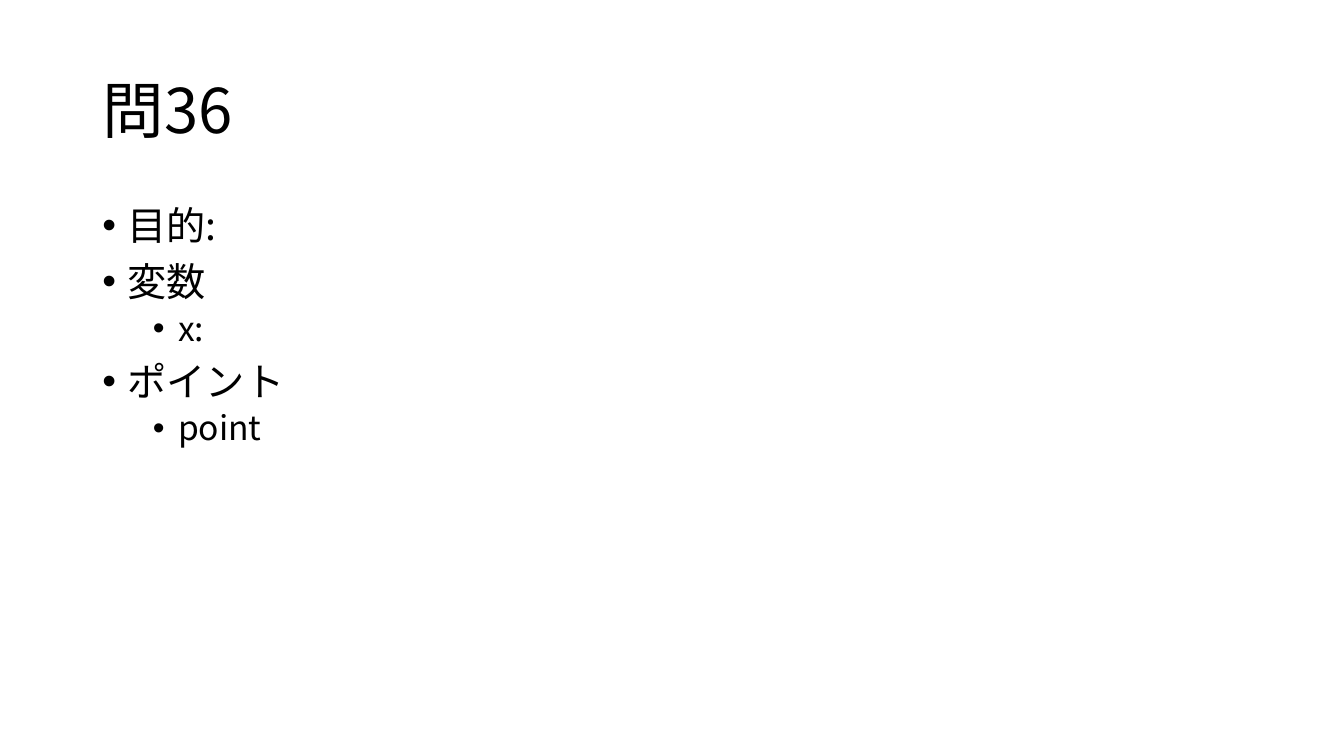
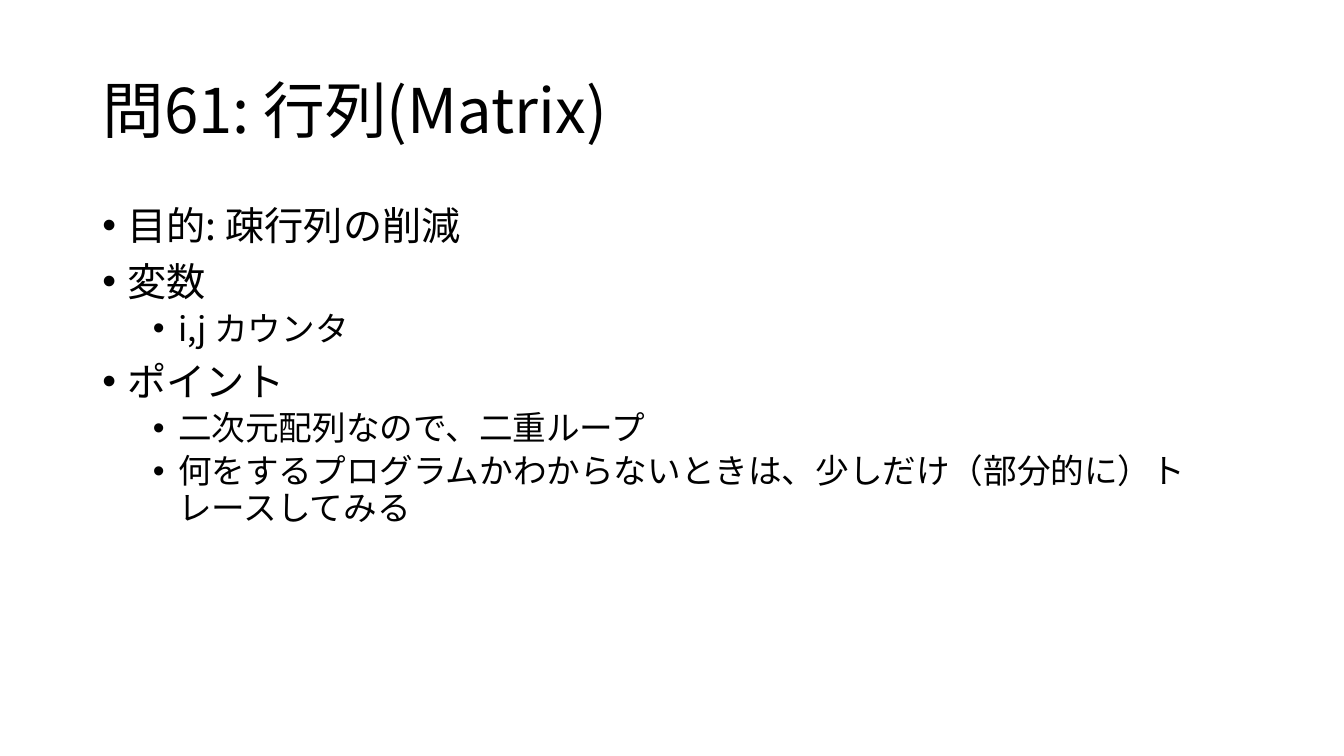
Before and after one commit to osamu377/FromZero, a slide deck: slide 2 of 問題集/問61-65.pptx. Drawn at 1344x756 pixels with LibreOffice and Linux fonts; fonts in the diff are those of the drawing. Boxes give left, top, right and bottom in pixels: in the first picture for what was removed or moved away, otherwise in the second. Text is boxed around its words. In the diff, an @@ line names an element or a change of style, - is before the commit and + after.

```diff
--- a/問題集/問61-65.pptx
+++ b/問題集/問61-65.pptx
@@ title at (102, 81, 607, 145): text changed @@
-問36
+問61: 行列(Matrix)
@@ text at (128, 207, 461, 244): text changed @@
-• 目的:
+• 目的: 疎行列の削減
@@ text at (178, 313, 348, 349): text changed @@
-  • x:
+  • i,j カウンタ
@@ text at (178, 412, 1185, 522): text changed @@
-  • point
+  • 二次元配列なので、二重ループ
+  • 何をするプログラムかわからないときは、少しだけ（部分的に）トレースしてみる
```
Also in this commit, not shown: 4 other slides changed, 2 slides added, 1 slide removed, 7 other files.
